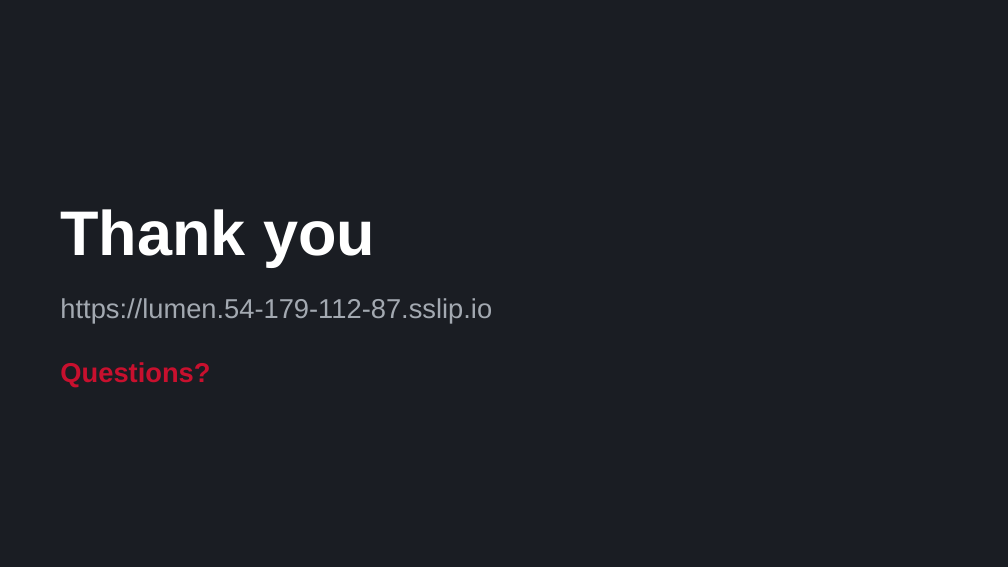
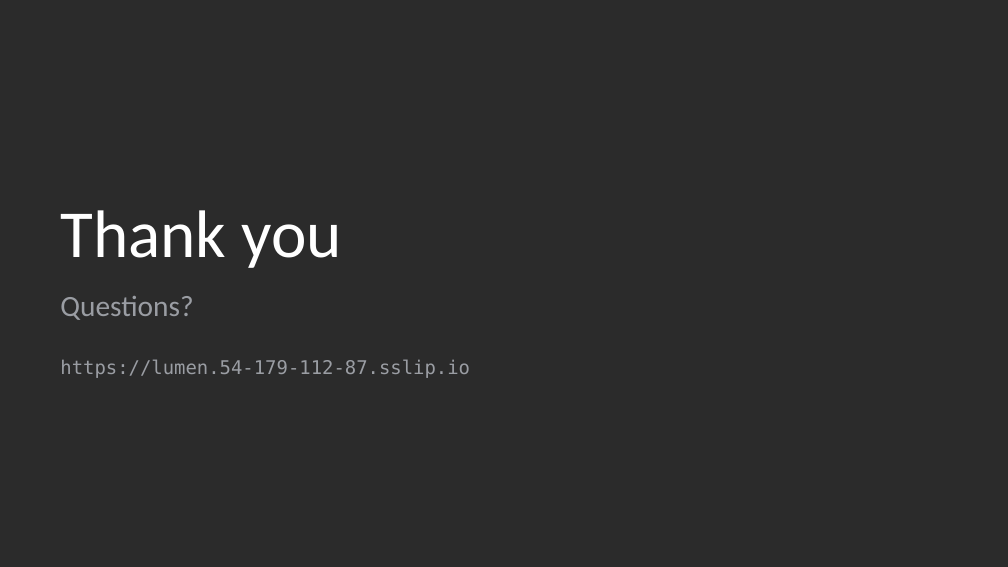
Before and after one commit to ziyangliu-666/lumen-next, a slide deck: slide 19 of docs/platform/slides/out/Team15-Lumen-Platform.pptx. Drawn at 1008x567 pixels with LibreOffice and Linux fonts; fonts in the diff are those of the drawing; background and template pictures are left out; a plain dark background stands for a picture behind light text. Boxes give left, top, right and bottom in pixels: in the first picture for what was removed or moved away, otherwise in the second. Text is boxed around its words. In the diff, an @@ line names an element or a change of style, - is before the commit and + after.

```diff
--- a/docs/platform/slides/out/Team15-Lumen-Platform.pptx
+++ b/docs/platform/slides/out/Team15-Lumen-Platform.pptx
@@ background #1A1D23 to picture (left out) @@
@@ text "Thank you" at <box>60,210,342,268</box>: size 60 to 64 pt, font Arial to Calibri, bold off @@
@@ text "Questions?": place and size @@
-text "Questions?" at <box>60,362,210,387</box>
+text "Questions?" at <box>60,296,193,320</box>
@@ text "Questions?" at <box>60,296,193,320</box>: size 26 to 28 pt, font Arial to Calibri, text colour #C8102E to #9A9DA3, bold off @@
@@ text "https://lumen.54-179-112-87.sslip.io": place and size @@
-text "https://lumen.54-179-112-87.sslip.io" at <box>60,298,492,323</box>
+text "https://lumen.54-179-112-87.sslip.io" at <box>60,359,470,378</box>
@@ text "https://lumen.54-179-112-87.sslip.io" at <box>60,359,470,378</box>: size 26 to 18 pt, font Arial to DejaVu Sans Mono, text colour #A3A9B1 to #9A9DA3 @@
```
Also in this commit, not shown: 18 other slides changed, 14 other files.
